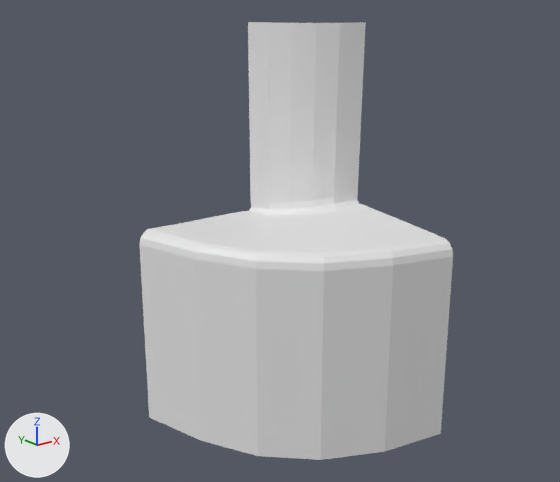
Two versions of the FBX model Assets/Mis Cosas/Modelos/Mapas/Parte Abejas/Mapa1/Cascada.fbx, one commit apart.
One viewpoint serves both versions: a 50 mm camera at (-445.0, -514.0, 246.0) aimed at (-149.0, -144.0, 98.0). Arrows for +X, +Y and +Z are at lower left; the lights stay in place.

The scene before the commit, as lines of its bpy script (objects in view):
```python
me_plane = bpy.data.meshes.new('Plane')
me_plane.from_pydata(...)  # 114 vertices, 90 faces; spans x -193.0..-14.0, y -194.0..-14.0, z -61.0..229.0
ob_cascada = bpy.data.objects.new('Cascada', me_plane)
ob_cascada.location = (0.0, 0.0, 0.0)
```
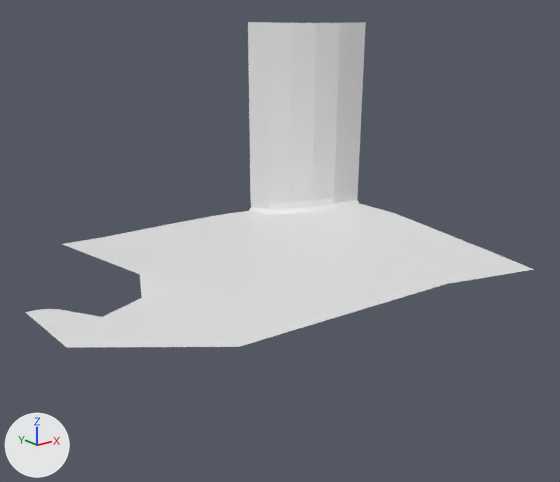
Where the newer file only moved an object's origin or applied its transform, the numbers keep the older frame.

Changed parts and their boxes (x1, y1, x2, y2) in the pictures (560 x 482 px):
'Cascada', reshaped (62% wider, 26% shorter)
    before: (139, 22, 453, 460)
    after: (26, 22, 534, 348)
part 1 of me_plane, cut back
    before: (139, 225, 453, 460)
    after: (26, 237, 534, 348)

What the commit changed:
me_plane is used by ob_cascada; location (0.0, 0.0, 0.0).
me_plane had 114 vertices, 90 faces and spanned x -193.0..-14.0, y -194.0..-14.0, z -61.0..229.0.
me_plane now has 84 vertices, 64 faces and spans x -316.0..-14.0, y -261.0..-14.0, z 79.0..229.0.
Part 1, on me_plane:
44 vertices are removed from x -193.0..-37.0, y -194.0..-36.0, z -61.0..88.0.
37 faces are deleted.
28 vertices move from x -172.0..-17.0, y -177.0..-16.0, z 79.0..89.0 to x -237.0..-15.0, y -248.0..-19.0, z 82.0..90.0.
14 vertices are added at x -316.0..-43.0, y -261.0..-47.0, z 86.0..93.0.
11 new faces join them.
